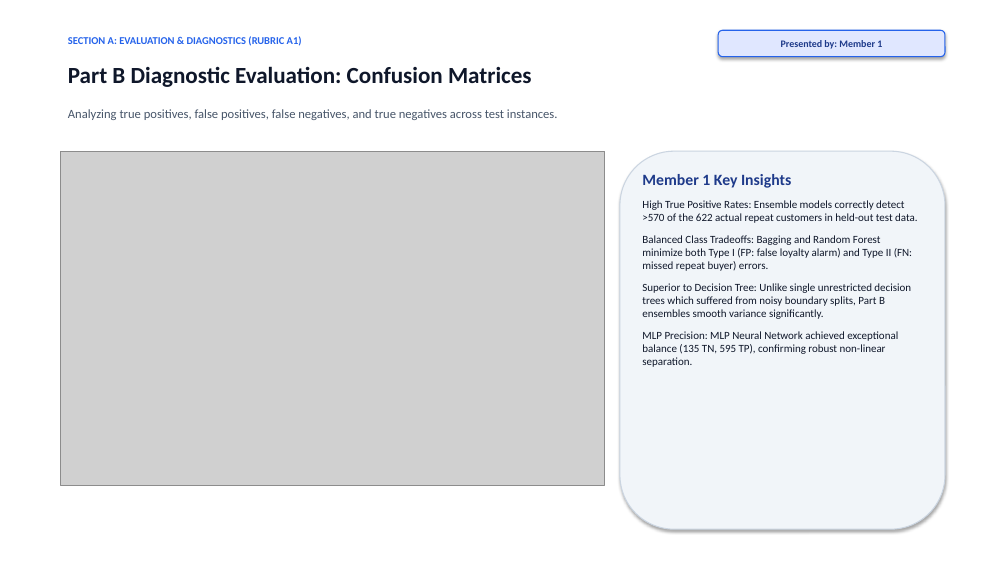
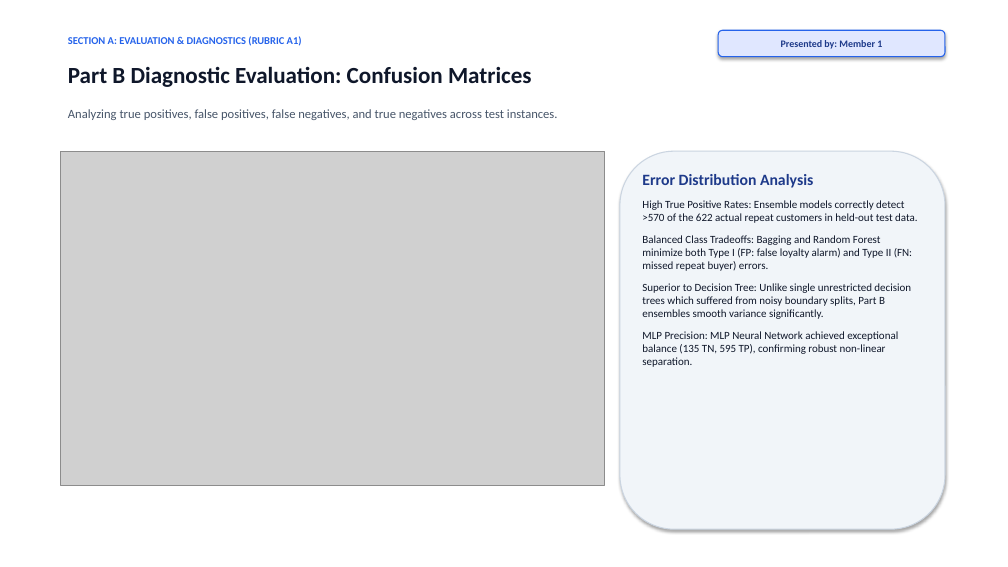
Before and after one commit to shiv095/ML_Capstone, a slide deck: slide 5 of Review_2_Presentation_Team.pptx. Drawn at 1008x567 pixels with LibreOffice and Linux fonts; fonts in the diff are those of the drawing; grey boxes stand for pictures. Boxes give left, top, right and bottom in pixels: in the first picture for what was removed or moved away, otherwise in the second. Text is boxed around its words. In the diff, an @@ line names an element or a change of style, - is before the commit and + after.

```diff
--- a/Review_2_Presentation_Team.pptx
+++ b/Review_2_Presentation_Team.pptx
@@ text at (642,174,813,188): text changed @@
-Member 1 Key Insights
+Error Distribution Analysis
```
Also in this commit, not shown: 7 other slides changed, 3 slides removed.
